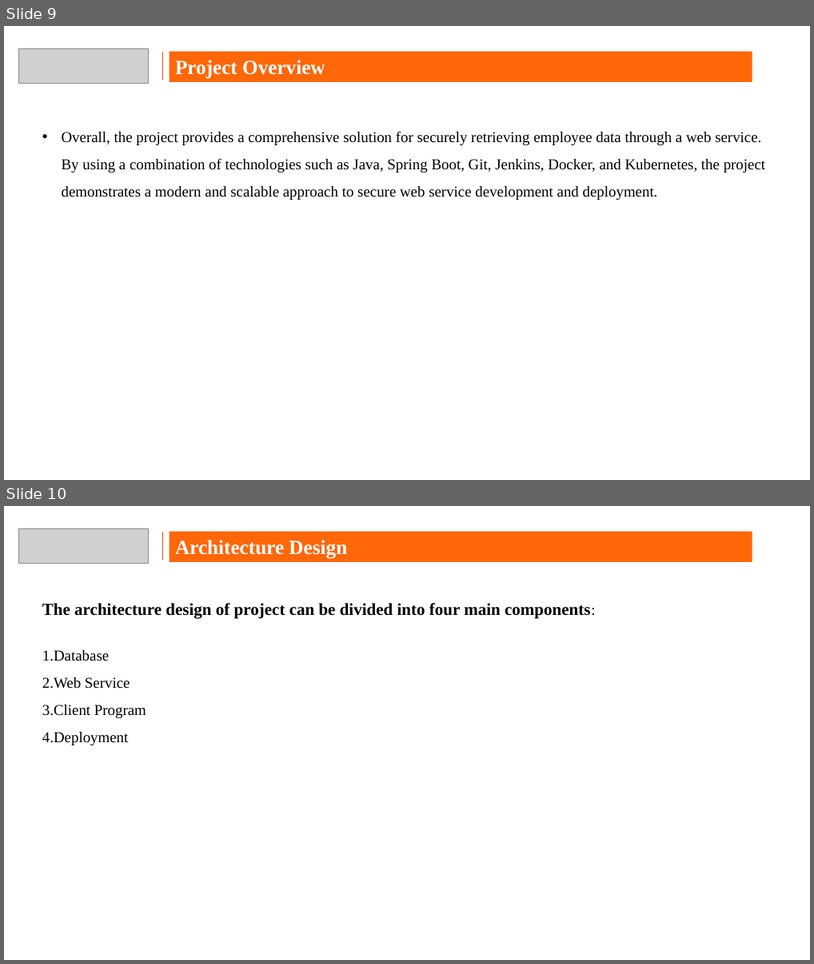
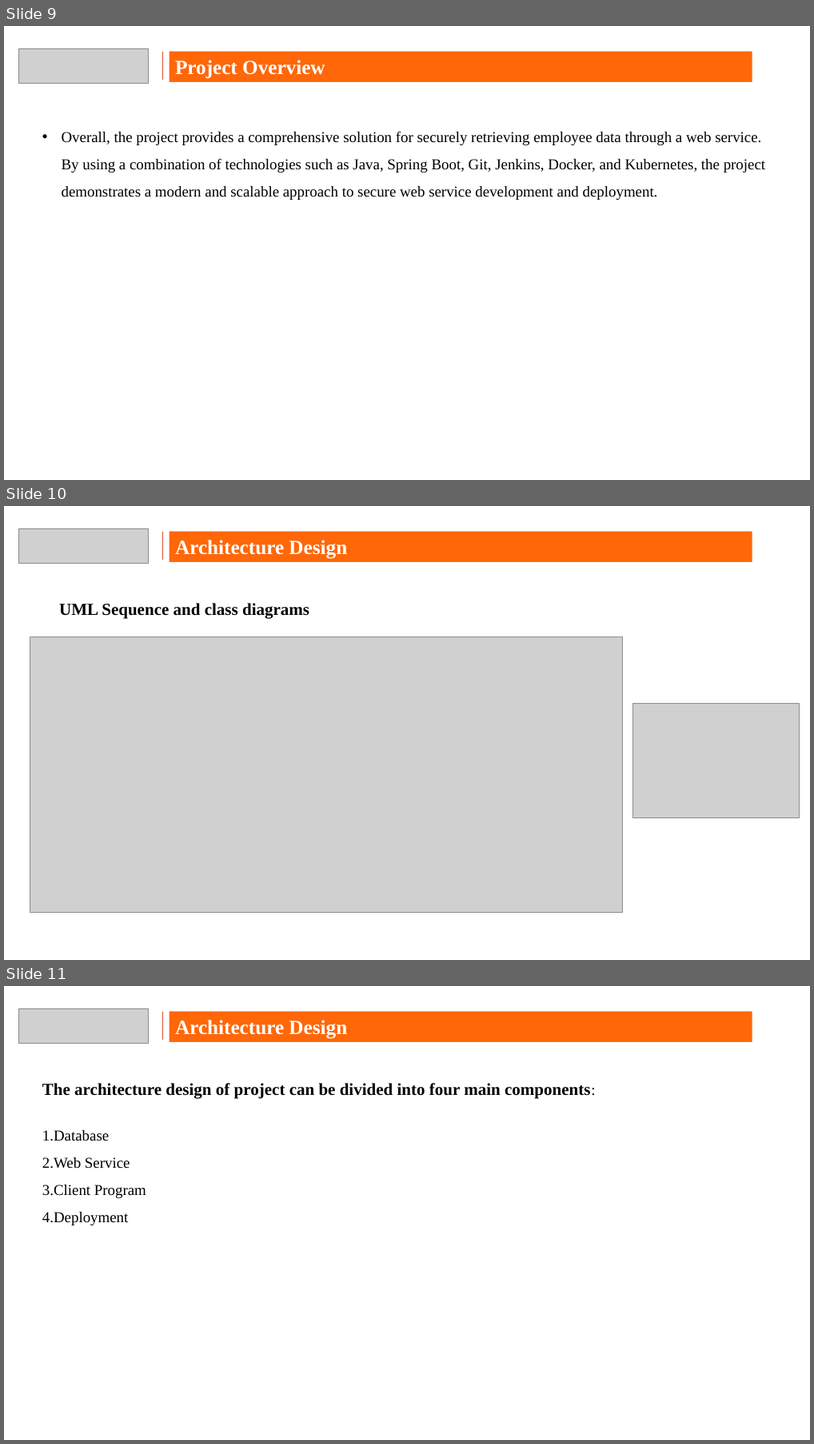
Before and after one commit to bharath210/HDFC_Capstone, a slide deck: Capstone_presentation.pptx. Shown one above the other, each under a label of ours: slides 9 and 10 before the commit, slides 9, 10 and 11 after it. The pictures are 814x964 and 814x1444 pixels, drawn with LibreOffice and Linux fonts; fonts in the diff are those of the drawing; grey boxes stand for pictures; background and template pictures are left out. Boxes give left, top, right and bottom in pixels: in the first picture for what was removed or moved away, otherwise in the second. Text is boxed around its words. In the diff, an @@ line names an element or a change of style, - is before the commit and + after.

```diff
--- a/Capstone_presentation.pptx
+++ b/Capstone_presentation.pptx
@@ slide 10 added at [4, 506, 810, 960], background picture (left out) @@
@@ picture added at [18, 528, 149, 563] @@
@@ line added from (163, 532) to (163, 560), #DD4F22 1 pt @@
@@ rectangle added at [169, 532, 752, 562], fill #FF6709, 24 pt, text #FFFFFF, bold @@
+Architecture Design
@@ text added at [59, 603, 310, 619], 20 pt, text #000000, bold @@
+UML Sequence and class diagrams
@@ picture added at [30, 637, 623, 912] @@
@@ picture added at [634, 704, 800, 818] @@
@@ what was slide 10 is now slide 11 @@
```
Also in this commit, not shown: 1 slide changed, 1 other slide added, 1 other file.
